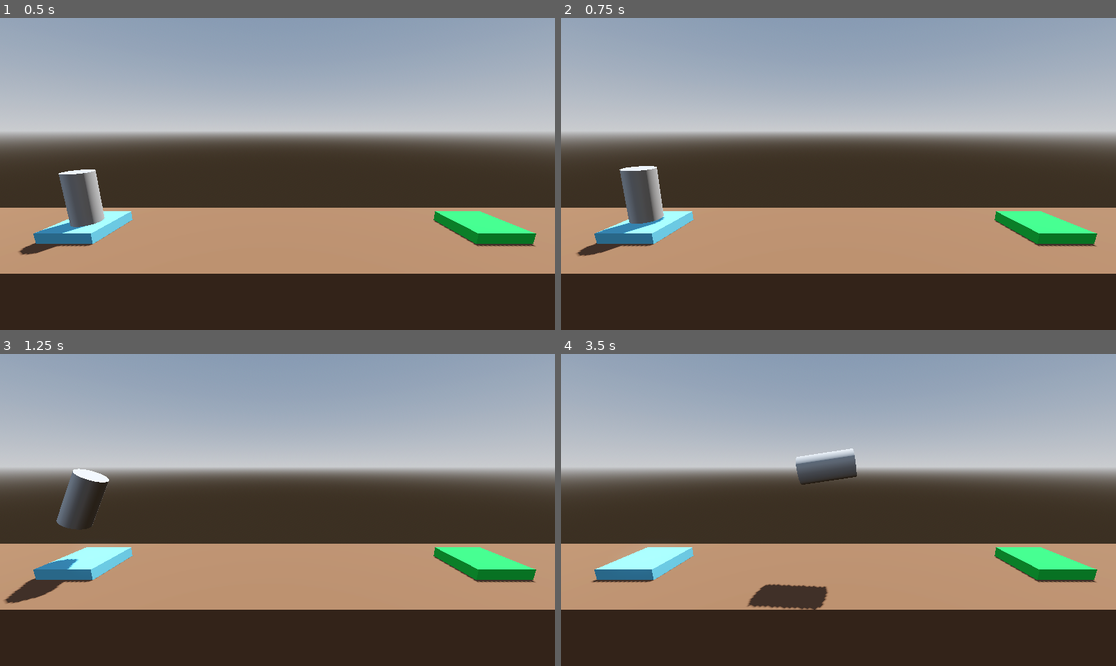
Above: before the commit, frames 1-4 (two rows, left to right).
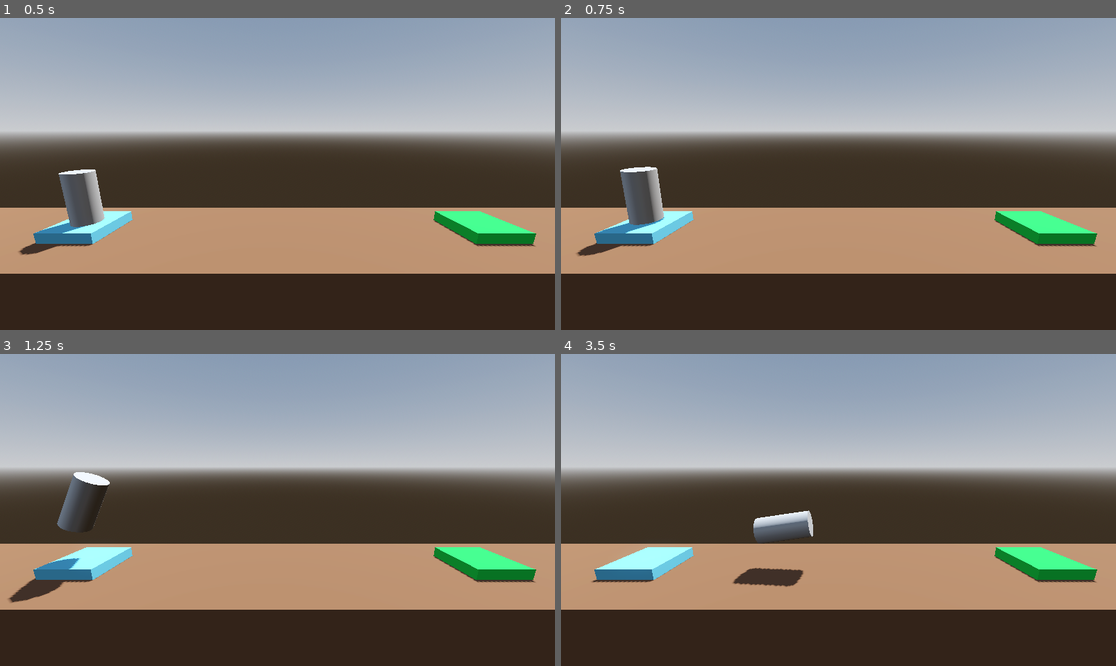
Above: after the commit, the same moments.

Repository: CoolGeorge12/ProjectBoost
Game: Godot game, scene res://Level/level.tscn
The game is run twice, just before and just after one commit, with the same random seed, the same clock (stepped at 60 frames per second) and the same inputs. The project has no main scene, so this scene is started directly.
Inputs:
- Up to frame 1 (0.5 s): no input
- Up to frame 2 (0.75 s): tap Enter (ui_accept) at 0.5 s; hold Right (ui_right) from 0.53 s (still down); hold Space (boost, bound only after the commit) from 0.53 s (still down)
- Up to frame 3 (1.25 s): keep holding Right (ui_right); keep holding Space (boost, bound only after the commit); tap Enter (ui_accept) at 0.77, 0.8, 1.07 s
- Up to frame 4 (3.5 s): release Right (ui_right) at 1.28 s; release Space (boost, bound only after the commit) at 1.28 s; hold Left (ui_left) 1.28-2.03 s; tap Enter (ui_accept) at 1.35, 1.52, 1.82, 2.3, 3.02, 3.32 s; tap Space (boost, bound only after the commit) at 1.55, 2.85 s; hold Space (boost, bound only after the commit) 2.03-2.78 s; hold Right (ui_right) from 2.03 s (still down)

Frame 1 is identical in both runs. In frame 2, less than 0.1% of the frame differs, in the area x 10-19%, y 47-70%; in frame 3, 0.3%; in frame 4, 3.2%, in the area x 30-54%, y 30-82%.

Commit message:
Update player controls and add custom input actions
Replaced default input actions with custom actions 'boost', 'rotate_left', and 'rotate_right' in Player.gd. Added corresponding input mappings to project.godot for improved control customization.

Diff:
--- a/new-game-project/Player.gd
+++ b/new-game-project/Player.gd
@@ -3,11 +3,11 @@
 
 # Called every frame. 'delta' is the elapsed time since the previous frame.
 func _process(delta: float) -> void:
-	if Input.is_action_pressed("ui_accept"):
+	if Input.is_action_pressed("boost"):
 		apply_central_force(basis.y * delta * 1000.0)
 
-	if Input.is_action_pressed("ui_left"):
+	if Input.is_action_pressed("rotate_left"):
 		apply_torque(Vector3(0.0, 0.0, 100.0 * delta))
 
-	if Input.is_action_pressed("ui_right"):
+	if Input.is_action_pressed("rotate_right"):
 		apply_torque(Vector3(0.0, 0.0, -100.0 * delta))
--- a/new-game-project/project.godot
+++ b/new-game-project/project.godot
@@ -13,3 +13,24 @@
 config/name="ProjectBoost"
 config/features=PackedStringArray("4.5", "Forward Plus")
 config/icon="res://icon.svg"
+
+[input]
+
+boost={
+"deadzone": 0.2,
+"events": [Object(InputEventKey,"resource_local_to_scene":false,"resource_name":"","device":-1,"window_id":0,"alt_pressed":false,"shift_pressed":false,"ctrl_pressed":false,"meta_pressed":false,"pressed":false,"keycode":0,"physical_keycode":32,"key_label":0,"unicode":32,"location":0,"echo":false,"script":null)
+, Object(InputEventKey,"resource_local_to_scene":false,"resource_name":"","device":-1,"window_id":0,"alt_pressed":false,"shift_pressed":false,"ctrl_pressed":false,"meta_pressed":false,"pressed":false,"keycode":0,"physical_keycode":87,"key_label":0,"unicode":119,"location":0,"echo":false,"script":null)
+]
+}
+rotate_left={
+"deadzone": 0.2,
+"events": [Object(InputEventKey,"resource_local_to_scene":false,"resource_name":"","device":-1,"window_id":0,"alt_pressed":false,"shift_pressed":false,"ctrl_pressed":false,"meta_pressed":false,"pressed":false,"keycode":0,"physical_keycode":65,"key_label":0,"unicode":97,"location":0,"echo":false,"script":null)
+, Object(InputEventKey,"resource_local_to_scene":false,"resource_name":"","device":-1,"window_id":0,"alt_pressed":false,"shift_pressed":false,"ctrl_pressed":false,"meta_pressed":false,"pressed":false,"keycode":0,"physical_keycode":4194319,"key_label":0,"unicode":0,"location":0,"echo":false,"script":null)
+]
+}
+rotate_right={
+"deadzone": 0.2,
+"events": [Object(InputEventKey,"resource_local_to_scene":false,"resource_name":"","device":-1,"window_id":0,"alt_pressed":false,"shift_pressed":false,"ctrl_pressed":false,"meta_pressed":false,"pressed":false,"keycode":0,"physical_keycode":68,"key_label":0,"unicode":100,"location":0,"echo":false,"script":null)
+, Object(InputEventKey,"resource_local_to_scene":false,"resource_name":"","device":-1,"window_id":0,"alt_pressed":false,"shift_pressed":false,"ctrl_pressed":false,"meta_pressed":false,"pressed":false,"keycode":0,"physical_keycode":4194321,"key_label":0,"unicode":0,"location":0,"echo":false,"script":null)
+]
+}
